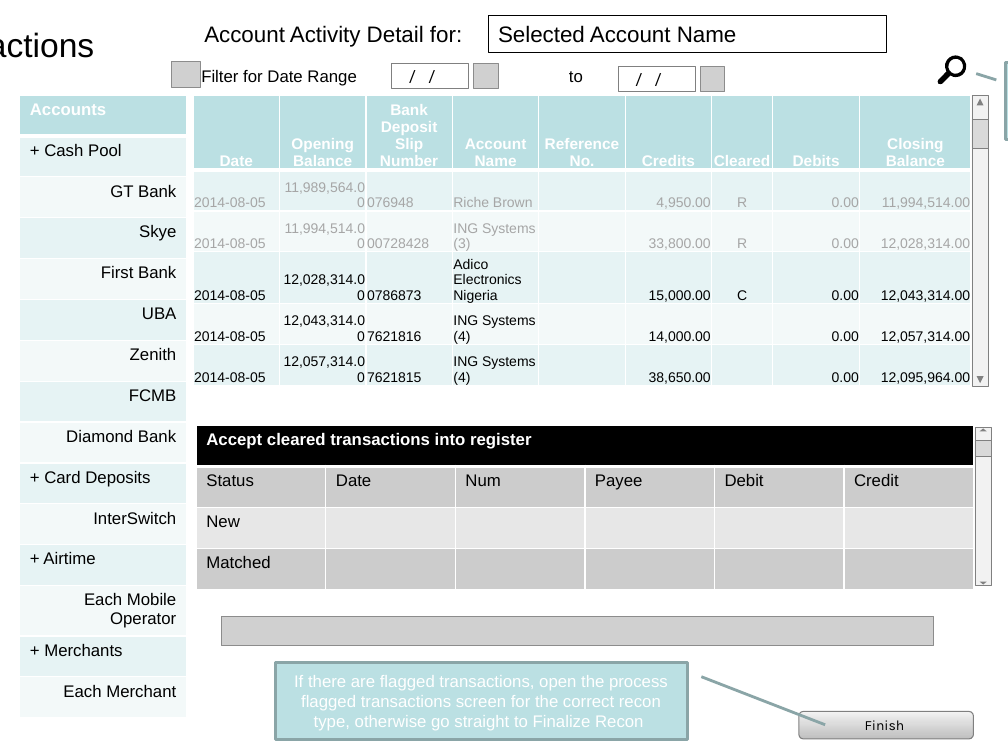
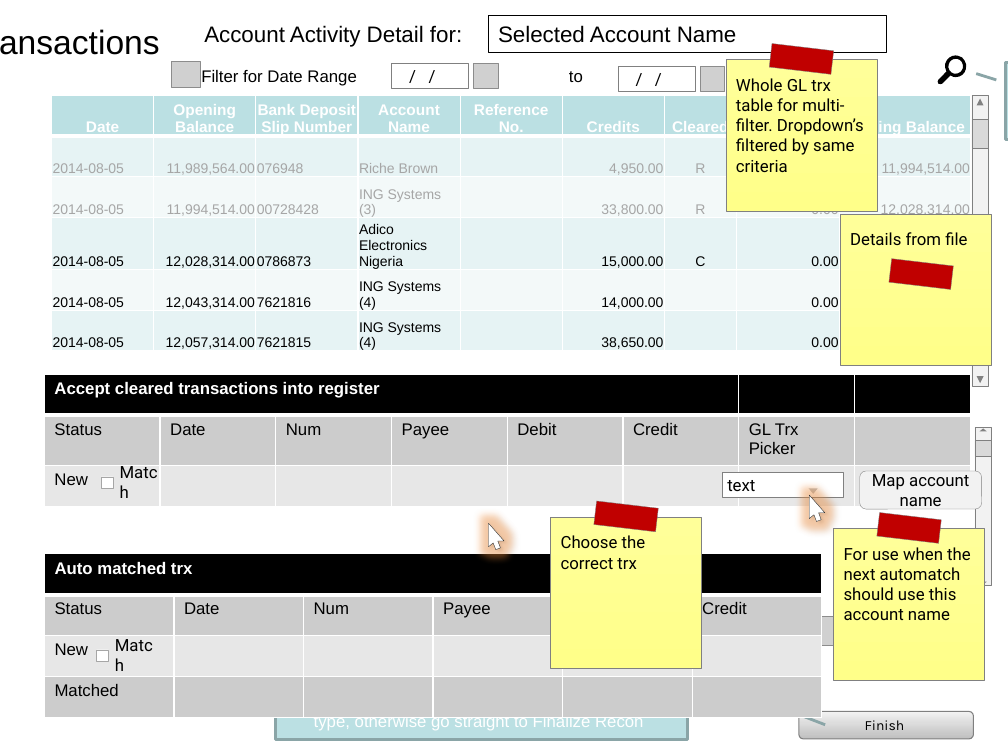
Before and after one commit to AphelionSoftware/Pagatech, a slide deck: slide 4 of Documentation/Wireframes/CashPool_CardDeposit.pptx (slide 3 before the commit). Drawn at 1008x756 pixels with LibreOffice and Linux fonts; fonts in the diff are those of the drawing; grey boxes stand for pictures; background and template pictures are left out. Boxes give left, top, right and bottom in pixels: in the first picture for what was removed or moved away, otherwise in the second. Text is boxed around its words. In the diff, an @@ line names an element or a change of style, - is before the commit and + after.

```diff
--- a/Documentation/Wireframes/CashPool_CardDeposit.pptx
+++ b/Documentation/Wireframes/CashPool_CardDeposit.pptx
@@ text "Process Transactions" rewrapped from [0, 19, 161, 70] to [0, 15, 227, 66] @@
@@ rectangle added at [726, 59, 877, 211], fill gradient #FFFF99 to #FFFF89, outline #808080 0.25 pt, 12 pt, text #000000 @@
+Whole GL trx table for multi-filter. Dropdown’s filtered by same criteria
@@ rectangle added at [769, 44, 834, 75], fill #C00000, outline #808080 0.25 pt @@
@@ table removed at [20, 95, 186, 718], 15 rows, 1 columns @@
-Accounts
-+ Cash Pool
-GT Bank
-Skye
-First Bank
-UBA
-Zenith
-FCMB
-Diamond Bank
-+ Card Deposits
-InterSwitch
-+ Airtime
-Each Mobile Operator
-+ Merchants
-Each Merchant
@@ table: place and size @@
-table at [194, 95, 973, 389]
+table at [51, 95, 968, 354]
@@ rectangle added at [840, 214, 991, 365], fill gradient #FFFF99 to #FFFF89, outline #808080 0.25 pt, 12 pt, text #000000 @@
+Details from file
@@ rectangle added at [889, 259, 954, 290], fill #C00000, outline #808080 0.25 pt @@
@@ table at [44, 374, 972, 578] @@
-Accept cleared transactions into register |  |  |  |  | 
-Status | Date | Num | Payee | Debit | Credit
-New |  |  |  |  | 
-Matched |  |  |  |  | 
+Accept cleared transactions into register |  |  |  |  |  |  | 
+Status | Date | Num | Payee | Debit | Credit | GL Trx Picker | 
+New |  |  |  |  |  |  | 
@@ table: place and size @@
-table at [197, 425, 977, 589]
+table at [44, 374, 972, 578]
@@ text added at [102, 470, 172, 495], 12 pt, text #000000 @@
+Match
@@ rectangle added at [102, 477, 114, 488], fill #FFFFFF, outline #A6A6A6 0.25 pt @@
@@ rectangle added at [722, 473, 843, 498], fill #FFFFFF, outline #808080 0.25 pt, 12 pt, text #000000 @@
+text
@@ rounded rectangle added at [860, 471, 982, 509], fill #F2F2F2, outline #808080 0.25 pt, 12 pt, text #000000 @@
+Map account name
@@ rectangle added at [594, 501, 658, 533], fill #C00000, outline #808080 0.25 pt @@
@@ freeform shape added at [801, 492, 827, 523], fill #FFFFFF, outline #262626 0.25 pt @@
@@ triangle added at [808, 489, 817, 494], fill #BFBFBF @@
@@ freeform shape added at [481, 520, 506, 552], fill #FFFFFF, outline #262626 0.25 pt @@
@@ rectangle added at [550, 517, 702, 668], fill gradient #FFFF99 to #FFFF89, outline #808080 0.25 pt, 12 pt, text #000000 @@
+Choose the correct trx
@@ rectangle added at [834, 528, 985, 679], fill gradient #FFFF99 to #FFFF89, outline #808080 0.25 pt, 12 pt, text #000000 @@
+For use when the next automatch should use this account name
@@ rectangle added at [877, 513, 942, 544], fill #C00000, outline #808080 0.25 pt @@
@@ table added at [44, 553, 825, 717], 4 rows, 6 columns @@
+Auto matched trx |  |  |  |  | 
+Status | Date | Num | Payee | Debit | Credit
+New |  |  |  |  | 
+Matched |  |  |  |  | 
@@ text added at [97, 643, 167, 668], 12 pt, text #000000 @@
+Match
@@ rectangle added at [97, 650, 109, 661], fill #FFFFFF, outline #A6A6A6 0.25 pt @@
```
Also in this commit, not shown: 2 other slides changed, 1 slide added.
